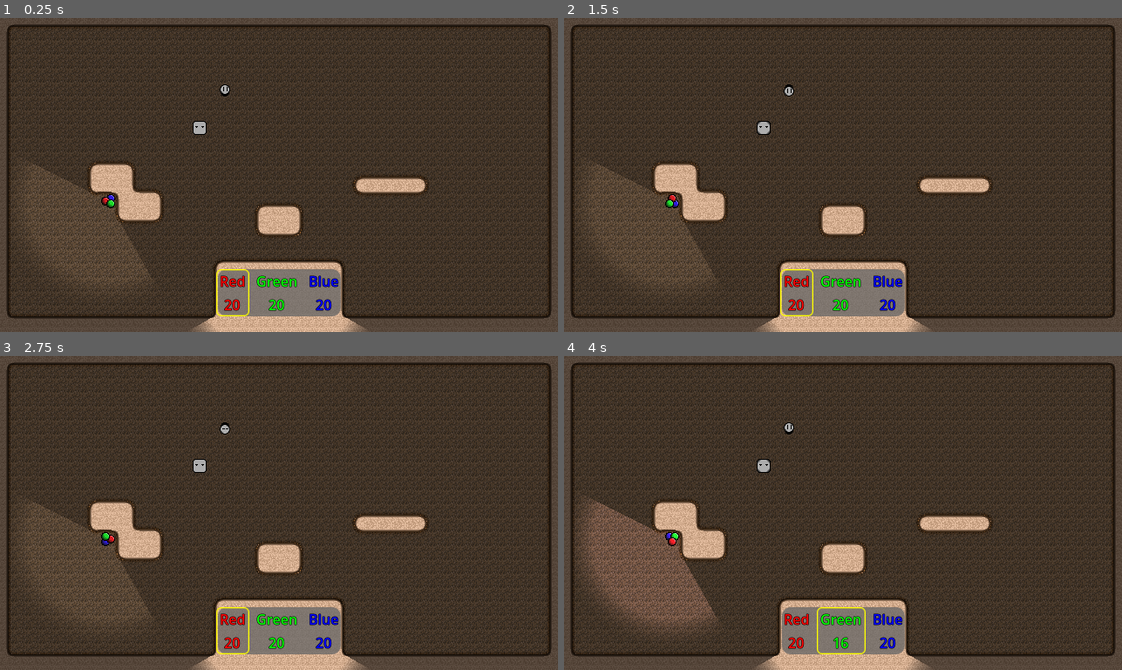
Above: before the commit, frames 1-4 (two rows, left to right).
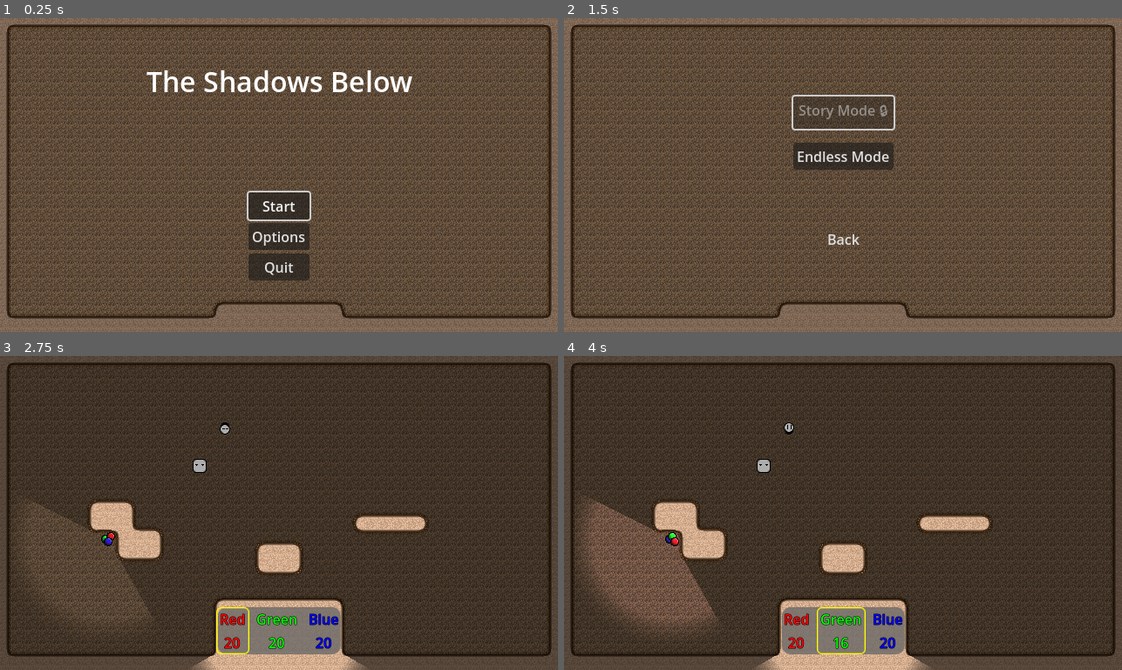
Above: after the commit, the same moments.

Repository: Degenerate-Games/shadows-below
Game: Godot game, scene res://scenes/menus/main_menu.tscn
Same seed, same stepped clock (60 frames per second), same inputs: the game is played once before the commit and once after it. Before the commit the project starts from res://scenes/sprite_Test.tscn.
Inputs (mouse positions are in pixels of both pictures, inside the frame that each line leads up to):
- Up to frame 1 (0.25 s): no input
- Up to frame 2 (1.5 s): click (843, 206) at 0.5 s, where only the run after the commit has a clickable "Start"; click (843, 206) at 1.25 s, where only the run after the commit has a clickable "Start"
- Up to frame 3 (2.75 s): click (279, 494) at 2 s, where only the run after the commit has a clickable "Endless Mode"
- Up to frame 4 (4 s): tap Enter at 2.75 s; hold L (mixing_ui_right) 2.78-3.53 s; hold K (mixing_ui_down) from 3.53 s (still down)

The runs differ from the first frame. In frame 1, 76% of the frame differs, in the area x 0-100%, y 0-100%; in frame 2, 75%; in frame 3, less than 0.1%; in frame 4, 0.1%.

Commit message:
Change main scene to main menu

Diff:
--- a/project.godot
+++ b/project.godot
@@ -11,7 +11,7 @@
 [application]
 
 config/name="Shadows Below"
-run/main_scene="res://scenes/sprite_Test.tscn"
+run/main_scene="res://scenes/menus/main_menu.tscn"
 config/features=PackedStringArray("4.2", "Forward Plus")
 config/icon="res://icon.svg"
 
